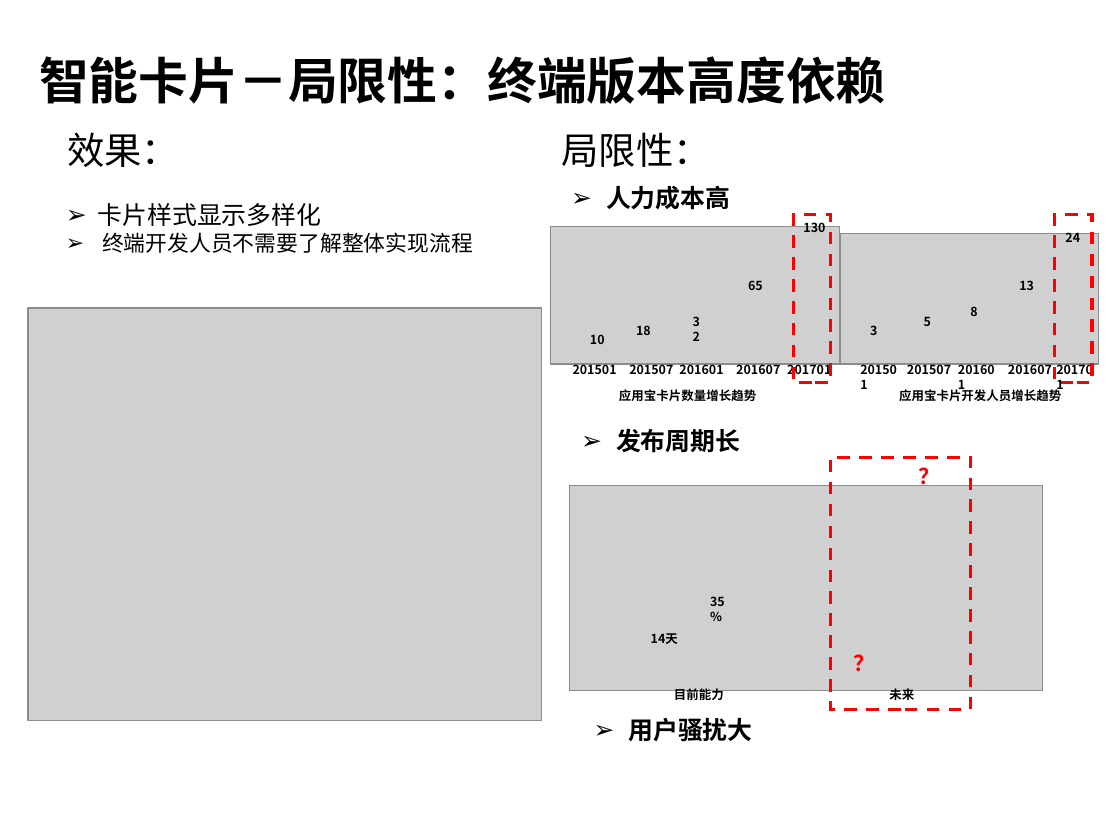
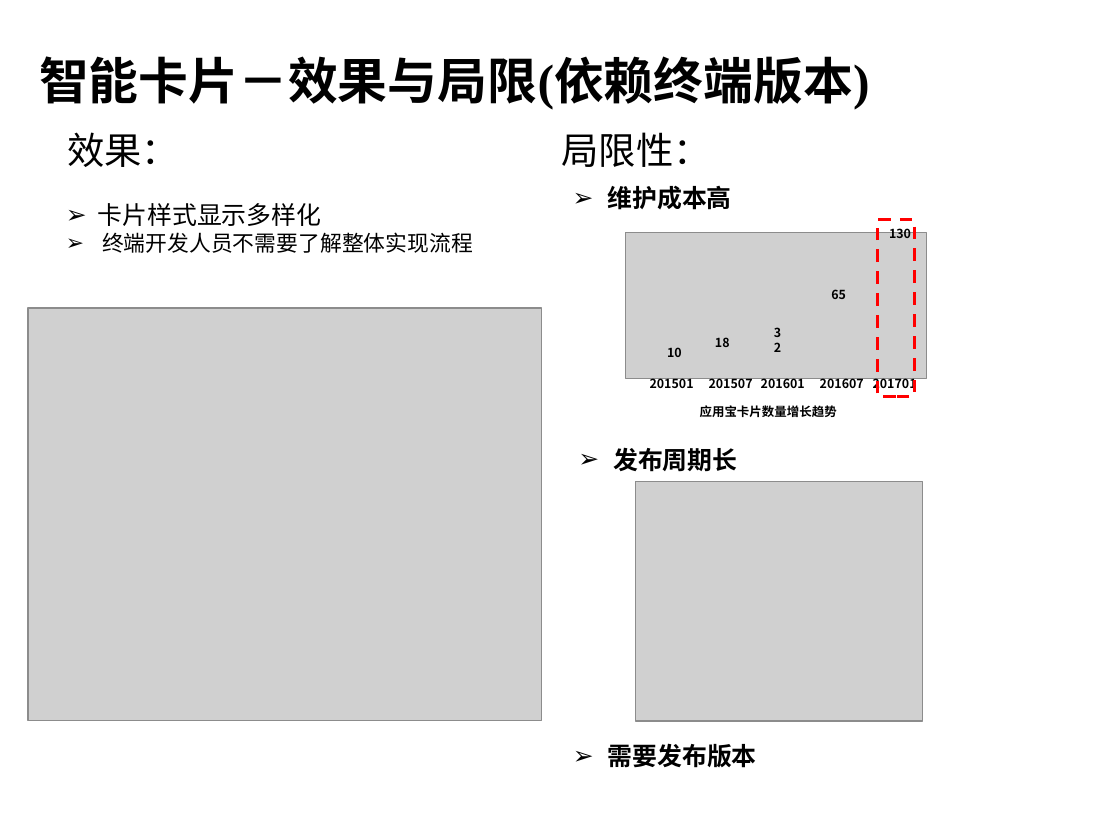
Before and after one commit to hamlingong/data, a slide deck: slide 6 of promote/深圳合肥大连组_hamlingong(龚海龙).ppt. Drawn at 1120x840 pixels with LibreOffice and Linux fonts; fonts in the diff are those of the drawing; grey boxes stand for pictures; background and template pictures are left out. Boxes give left, top, right and bottom in pixels: in the first picture for what was removed or moved away, otherwise in the second. Text is boxed around its words. In the diff, an @@ line names an element or a change of style, - is before the commit and + after.

```diff
--- a/promote/深圳合肥大连组_hamlingong(龚海龙).ppt
+++ b/promote/深圳合肥大连组_hamlingong(龚海龙).ppt
@@ title at (39, 56, 870, 110): text changed @@
-智能卡片－局限性：终端版本高度依赖
+智能卡片－效果与局限(依赖终端版本)
@@ text at (608, 185, 732, 210): text changed @@
-➢ 人力成本高
+➢ 维护成本高
@@ picture: place and size @@
-picture at (551, 226, 840, 364)
+picture at (626, 233, 926, 379)
@@ rectangle: place and size @@
-rectangle at (793, 215, 830, 383)
+rectangle at (877, 220, 914, 398)
@@ text "130": place and size @@
-text "130" at (803, 219, 825, 232)
+text "130" at (889, 225, 911, 238)
@@ rectangle removed at (1055, 215, 1092, 383) @@
@@ text "65": place and size @@
-text "65" at (748, 280, 763, 290)
+text "65" at (831, 289, 846, 299)
@@ text "18": place and size @@
-text "18" at (636, 325, 651, 335)
+text "18" at (715, 337, 730, 347)
@@ text "32": place and size @@
-text "32" at (682, 308, 718, 335)
+text "32" at (763, 319, 799, 346)
@@ text "10": place and size @@
-text "10" at (590, 334, 605, 344)
+text "10" at (667, 347, 682, 357)
@@ text "201501": place and size @@
-text "201501" at (573, 363, 617, 378)
+text "201501" at (650, 378, 694, 392)
@@ text "201607": place and size @@
-text "201607" at (736, 363, 780, 378)
+text "201607" at (820, 378, 864, 392)
@@ text "201701": place and size @@
-text "201701" at (787, 363, 831, 378)
+text "201701" at (873, 378, 917, 392)
@@ group removed at (840, 229, 1110, 401): 11 texts, 1 picture @@
-201501
-201507
-201601
-201607
-201701
-3
-5
-8
-13
-24
-应用宝卡片开发人员增长趋势
@@ 3 texts: place and size @@
-3 texts at (619, 363, 756, 401)
+3 texts at (700, 378, 837, 417)
@@ text "发布周期长": place and size @@
-text "发布周期长" at (616, 428, 740, 453)
+text "发布周期长" at (613, 447, 737, 472)
@@ rectangle removed at (831, 457, 971, 709) @@
@@ picture: place and size @@
-picture at (569, 485, 1043, 690)
+picture at (635, 482, 923, 721)
@@ group removed at (651, 457, 951, 703): 6 texts @@
-？
-14天
-35%
-？
-目前能力
-未来
@@ text at (608, 743, 757, 768): text changed @@
-➢ 用户骚扰大
+➢ 需要发布版本
```
Also in this commit, not shown: 15 other slides changed, 1 other file.
